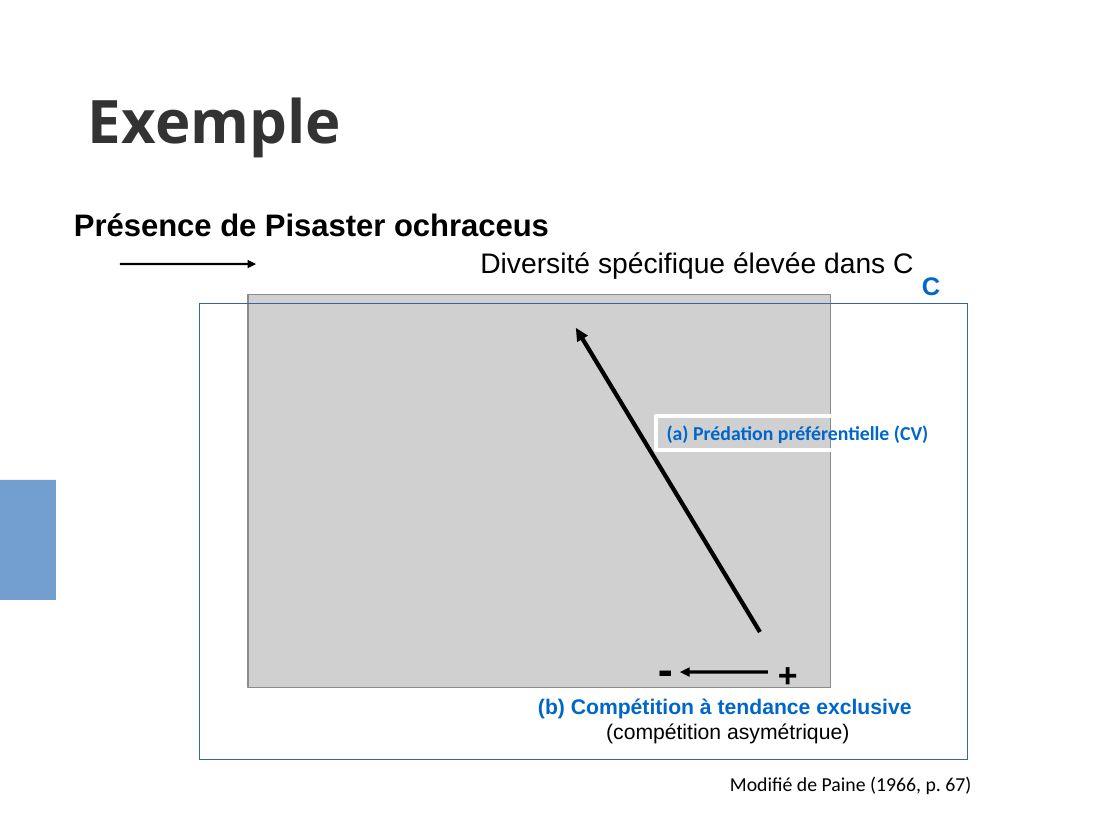
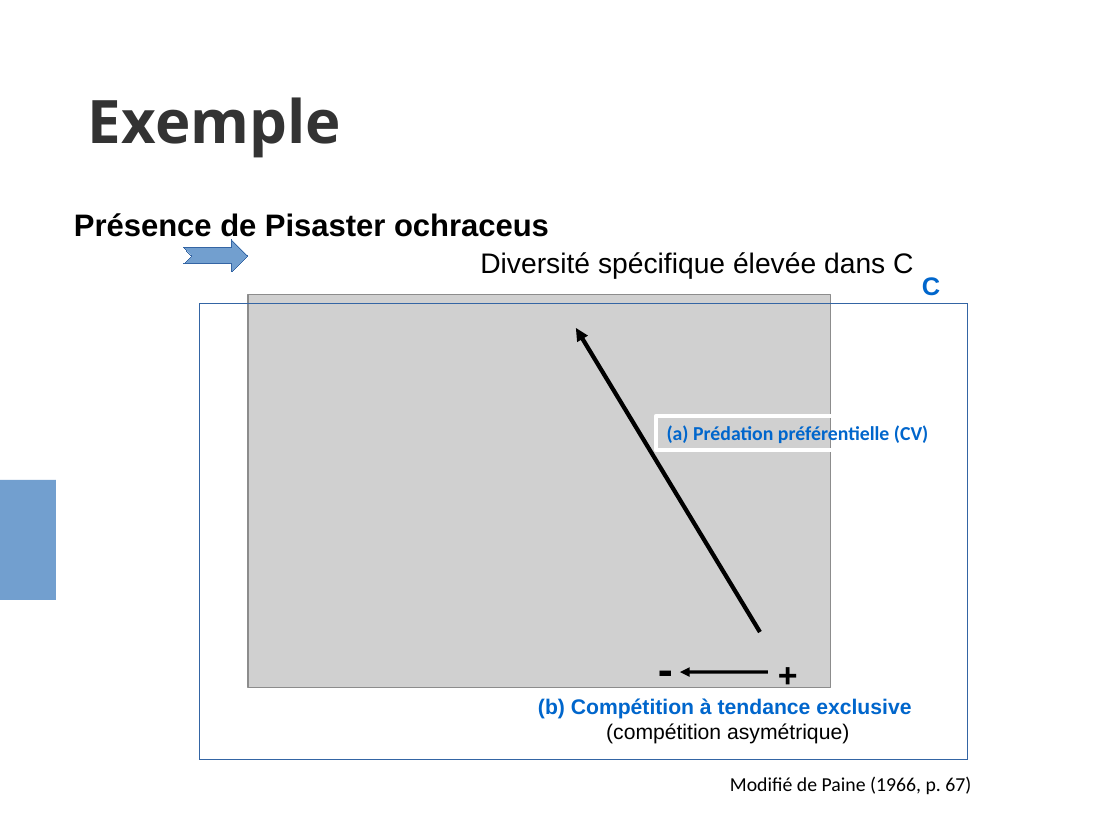
Before and after one commit to evadelmas/keystone_concept, a slide deck: slide 5 of presentation_LEIPS.odp (slide 6 before the commit). Drawn at 1120x840 pixels with LibreOffice and Linux fonts; fonts in the diff are those of the drawing; grey boxes stand for pictures. Boxes give left, top, right and bottom in pixels: in the first picture for what was removed or moved away, otherwise in the second. Text is boxed around its words. In the diff, an @@ line names an element or a change of style, - is before the commit and + after.

```diff
--- a/presentation_LEIPS.odp
+++ b/presentation_LEIPS.odp
@@ arrow removed from (120, 264) to (256, 264) @@
@@ freeform shape added at bbox=[184, 240, 248, 271], fill #729FCF, outline #3465A4 0 pt @@
```
Also in this commit, not shown: 3 other slides changed.
